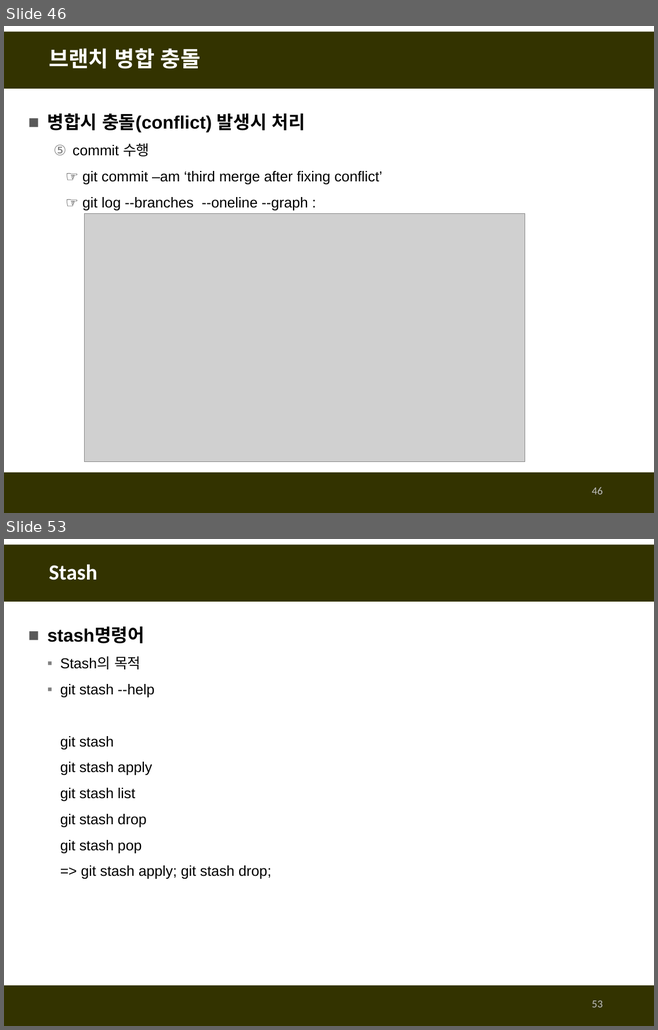
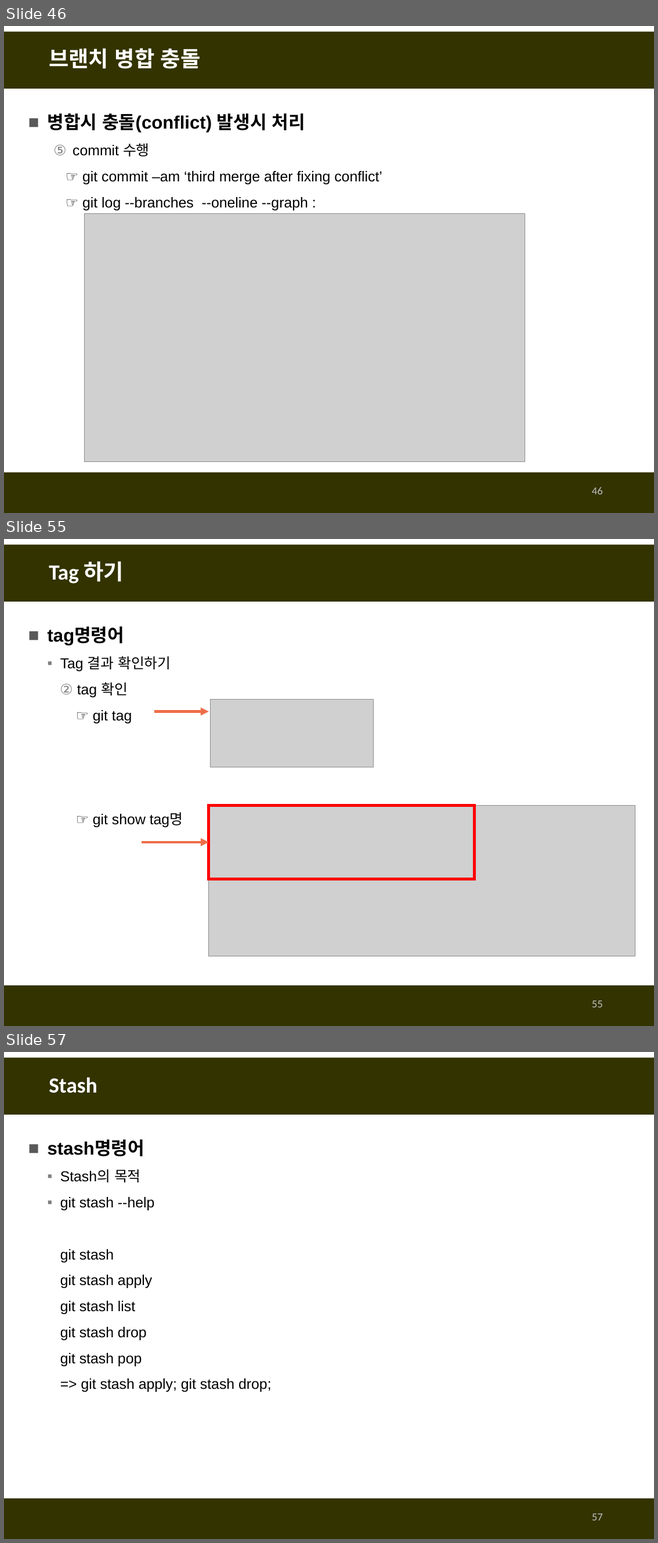
Before and after one commit to fasthill/github-lecture, a slide deck: git및github첫걸음.pptx. Shown one above the other, each under a label of ours: slides 46 and 53 before the commit, slides 46, 55 and 57 after it; the slides between them are not shown. The pictures are 658x1030 and 658x1543 pixels, drawn with LibreOffice and Linux fonts; fonts in the diff are those of the drawing; grey boxes stand for pictures. Boxes give left, top, right and bottom in pixels: in the first picture for what was removed or moved away, otherwise in the second. Text is boxed around its words. In the diff, an @@ line names an element or a change of style, - is before the commit and + after.

```diff
--- a/git및github첫걸음.pptx
+++ b/git및github첫걸음.pptx
@@ slide 55 added at box(4, 539, 654, 1026), background #FFFFFF; not listed: 2 template elements that a slide beside it also shows @@
@@ title added at box(49, 561, 124, 584), 24 pt, text #FFFFFF, bold @@
+Tag 하기
@@ text added at box(48, 628, 170, 827), 16 pt, text #000000 @@
+■ tag명령어
+  ▪ Tag 결과 확인하기
+  2. tag 확인
+  ☞ git tag
+  ☞ git show tag명
@@ arrow added from (154, 712) to (209, 712), #EE6E4A 3 pt @@
@@ picture added at box(210, 700, 373, 767) @@
@@ picture added at box(209, 805, 635, 956) @@
@@ rectangle added at box(209, 805, 474, 879), outline #FF0000 3 pt @@
@@ arrow added from (141, 842) to (209, 842), #EE6E4A 3 pt @@
@@ page number added at box(592, 1001, 603, 1008), 12 pt, text #BFBFBF @@
+55
@@ what was slide 53 is now slide 57 @@
@@ page number at box(592, 1514, 603, 1521): text changed @@
-53
+57
```
Also in this commit, not shown: 6 slides changed, 3 other slides added.
